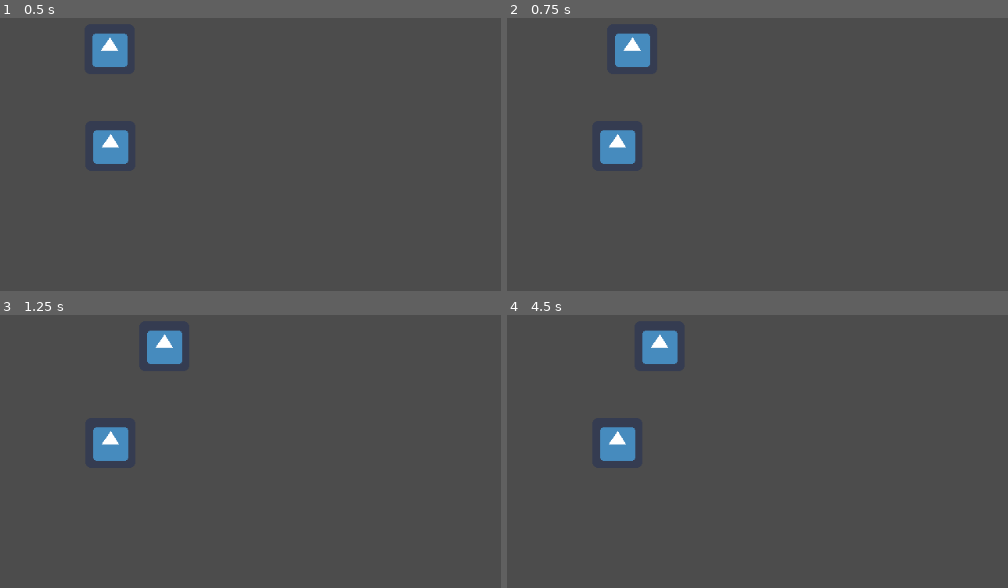
Above: before the commit, frames 1-4 (two rows, left to right).
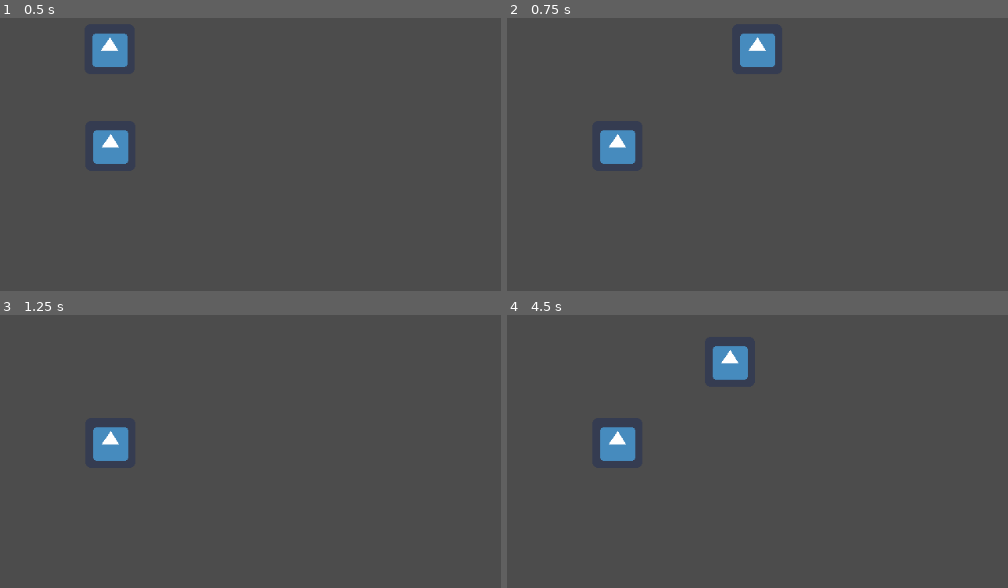
Above: after the commit, the same moments.

Repository: hal255/godot_boss_battles
Game: Godot game, scene res://scenes/World.tscn
Two runs of this game, one before a commit and one after it. Both use one fixed random seed, a clock stepped at 60 frames per second and the inputs below. The engine's default icon, where the game draws it, is replaced by a stand-in: a white triangle on a blue panel in a dark square.
Inputs:
- Up to frame 1 (0.5 s): no input
- Up to frame 2 (0.75 s): tap Enter at 0.5 s; hold Right (ui_right) from 0.53 s (still down); hold Space from 0.53 s (still down)
- Up to frame 3 (1.25 s): keep holding Right (ui_right); keep holding Space
- Up to frame 4 (4.5 s): release Right (ui_right) at 1.28 s; release Space at 1.28 s; hold Down 1.28-2.03 s; tap Space at 1.35, 1.52, 1.82, 2, 2.85, 3.02, 3.32, 4.35 s; hold Right (ui_right) 2.03-2.78 s; hold Space 2.03-2.78 s; hold Up 2.78-3.53 s; tap Enter at 3.5 s; hold Space 3.53-4.28 s; hold Left (ui_left) from 3.53 s (still down)

Frame 1 is identical in both runs. In frame 2, 1.7% of the frame differs, in the area x 21-54%, y 5-18%; in frame 3, 0.9%; in frame 4, 1.8%, in the area x 26-49%, y 5-24%.

Commit message:
Issue #1: Implemented walk and slide

Diff:
--- a/gd_scripts/KinematicBody2D.gd
+++ /dev/null
@@ -1,16 +0,0 @@
-extends KinematicBody2D
-
-var motion = Vector2()
-
-
-func _physics_process(delta):
-	if Input.is_action_just_pressed("ui_right"):
-		motion.x = 100
-	elif Input.is_action_just_pressed("ui_left"):
-		motion.x = -100
-
-	if Input.is_action_just_released("ui_right") or Input.is_action_just_released("ui_left"):
-		motion.x = 0
-		motion.y = 0
-	move_and_slide(motion)
-	pass
--- /dev/null
+++ b/gd_scripts/player.gd
@@ -0,0 +1,28 @@
+extends KinematicBody2D
+
+var motion = Vector2()
+var speed = 300
+var slide_multiplier = 3
+
+
+func _physics_process(delta):
+	motion.x = 0
+	motion.y = 0
+
+	if Input.is_key_pressed(KEY_RIGHT) or Input.is_key_pressed(KEY_D):
+		motion.x = speed
+	elif Input.is_key_pressed(KEY_LEFT) or Input.is_key_pressed(KEY_A):
+		motion.x = speed * -1
+
+	if Input.is_key_pressed(KEY_UP) or Input.is_key_pressed(KEY_W):
+		motion.y = speed * -1
+	elif Input.is_key_pressed(KEY_DOWN) or Input.is_key_pressed(KEY_S):
+		motion.y = speed
+
+	if Input.is_key_pressed(KEY_SPACE):
+		motion.x = motion.x * slide_multiplier
+		motion.y = motion.y * slide_multiplier
+
+
+	move_and_slide(motion)
+	pass
--- a/scenes/World.tscn
+++ b/scenes/World.tscn
@@ -1,25 +1,25 @@
 [gd_scene load_steps=3 format=2]
 
-[ext_resource path="res://gd_scripts/KinematicBody2D.gd" type="Script" id=1]
+[ext_resource path="res://gd_scripts/player.gd" type="Script" id=1]
 [ext_resource path="res://assets/art/icon.png" type="Texture" id=2]
 
 [node name="World" type="Node"]
 
-[node name="KinematicBody2D" type="KinematicBody2D" parent="."]
+[node name="player" type="KinematicBody2D" parent="."]
 position = Vector2( 523, 290 )
 script = ExtResource( 1 )
 __meta__ = {
 "_edit_group_": true
 }
 
-[node name="Sprite" type="Sprite" parent="KinematicBody2D"]
+[node name="Sprite" type="Sprite" parent="player"]
 texture = ExtResource( 2 )
 
-[node name="Enemy" type="KinematicBody2D" parent="."]
+[node name="enemy" type="KinematicBody2D" parent="."]
 position = Vector2( 524, 414 )
 __meta__ = {
 "_edit_group_": true
 }
 
-[node name="Sprite" type="Sprite" parent="Enemy"]
+[node name="Sprite" type="Sprite" parent="enemy"]
 texture = ExtResource( 2 )
